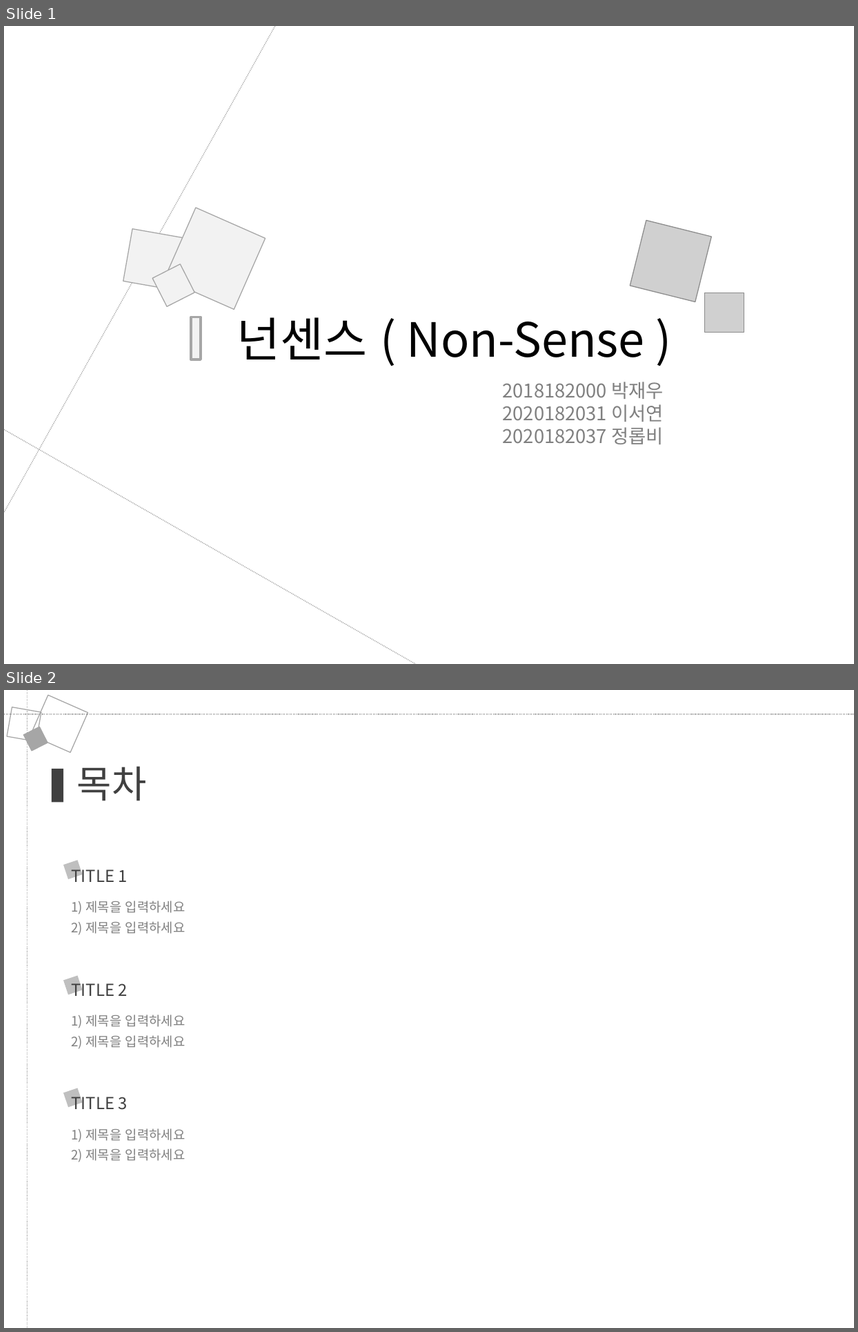
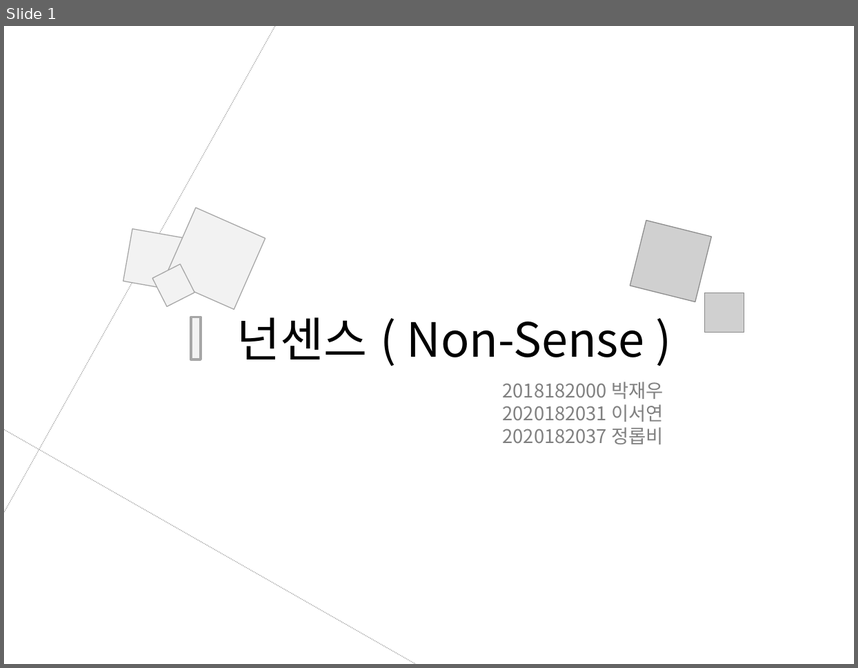
Before and after one commit to JungRobbi/ZolZak, a slide deck: Document/ppt.pptx. Shown one above the other, each under a label of ours: slides 1 and 2 before the commit, slide 1 after it. The pictures are 858x1332 and 858x668 pixels, drawn with LibreOffice and Linux fonts; fonts in the diff are those of the drawing; grey boxes stand for pictures. Boxes give left, top, right and bottom in pixels: in the first picture for what was removed or moved away, otherwise in the second. Text is boxed around its words. In the diff, an @@ line names an element or a change of style, - is before the commit and + after.

```diff
--- a/Document/ppt.pptx
+++ b/Document/ppt.pptx
@@ slide 2 removed at (4,690,854,1328), background #FFFFFF @@
@@ rectangle removed at (7,707,41,742) @@
@@ line removed from (27, 690) to (27, 1328) @@
@@ rectangle removed at (30,695,87,752) @@
@@ line removed from (4, 715) to (854, 715) @@
@@ rectangle removed at (24,727,48,751) @@
@@ rectangle removed at (52,769,63,802) @@
@@ text removed at (77,766,147,801) @@
-목차
@@ rectangle removed at (63,860,83,879) @@
@@ text removed at (71,865,128,882) @@
-TITLE 1
@@ text removed at (71,900,185,914) @@
-1) 제목을 입력하세요
@@ text removed at (71,921,185,935) @@
-2) 제목을 입력하세요
@@ rectangle removed at (63,975,83,995) @@
@@ text removed at (71,979,128,996) @@
-TITLE 2
@@ text removed at (71,1014,185,1028) @@
-1) 제목을 입력하세요
@@ text removed at (71,1035,185,1049) @@
-2) 제목을 입력하세요
@@ rectangle removed at (63,1087,83,1107) @@
@@ text removed at (71,1092,128,1110) @@
-TITLE 3
@@ text removed at (71,1128,185,1142) @@
-1) 제목을 입력하세요
@@ text removed at (71,1148,185,1162) @@
-2) 제목을 입력하세요
```
Also in this commit, not shown: 9 slides changed, 17 other slides removed.
